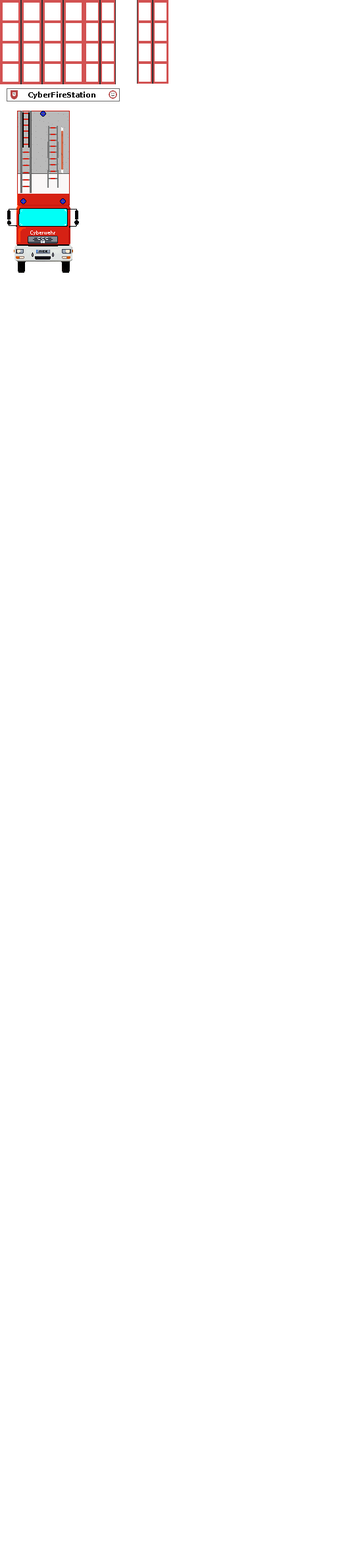
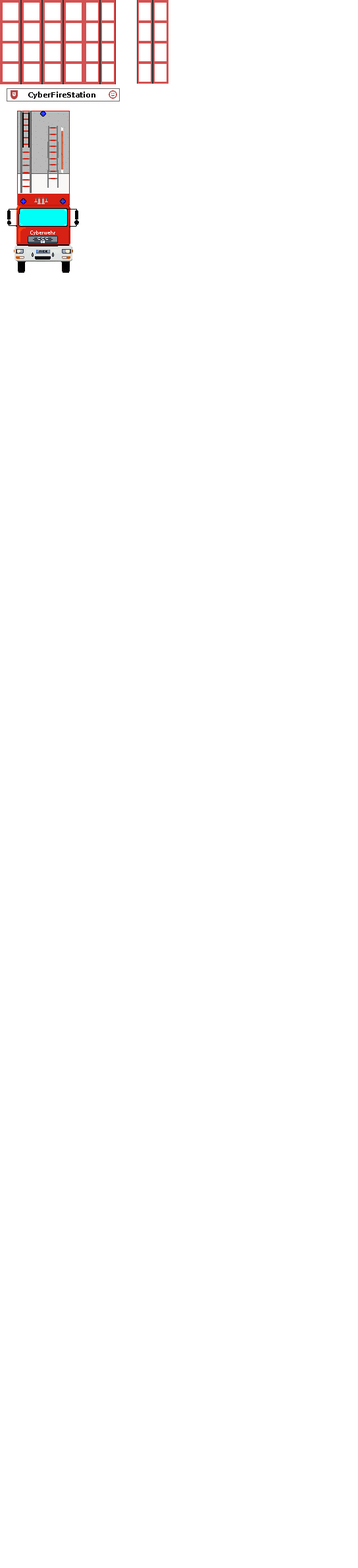
Two versions of the same layered image (w=358, h=1568). Layer-by-layer changes:
painted on "fahrzeuge_front.jpg" over [34, 196, 49, 205]
